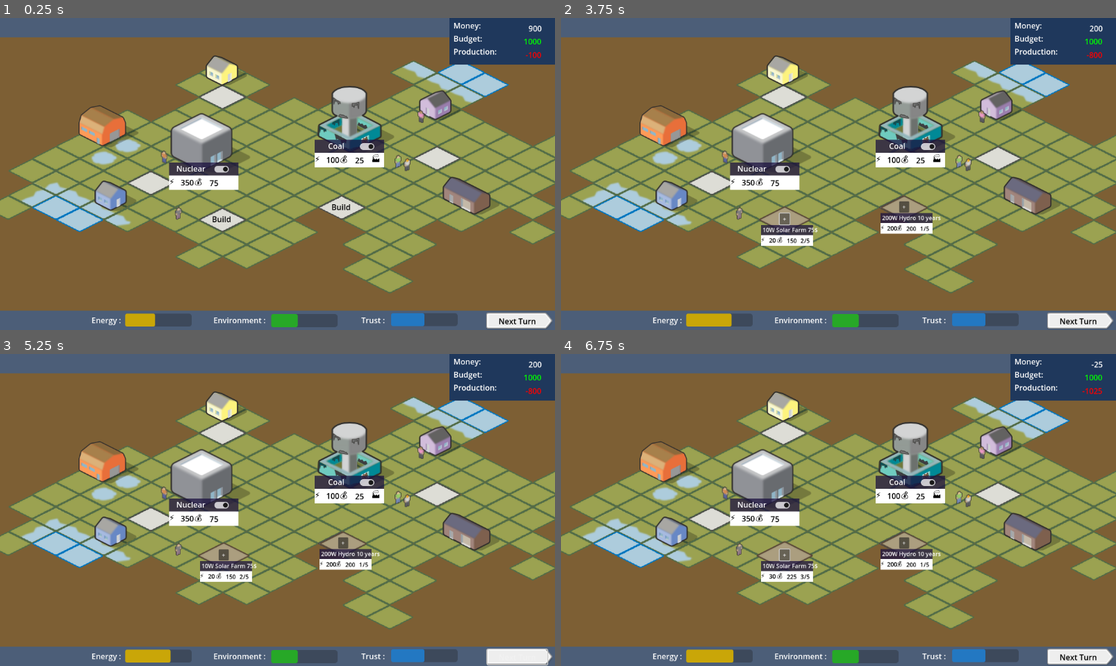
Above: before the commit, frames 1-4 (two rows, left to right).
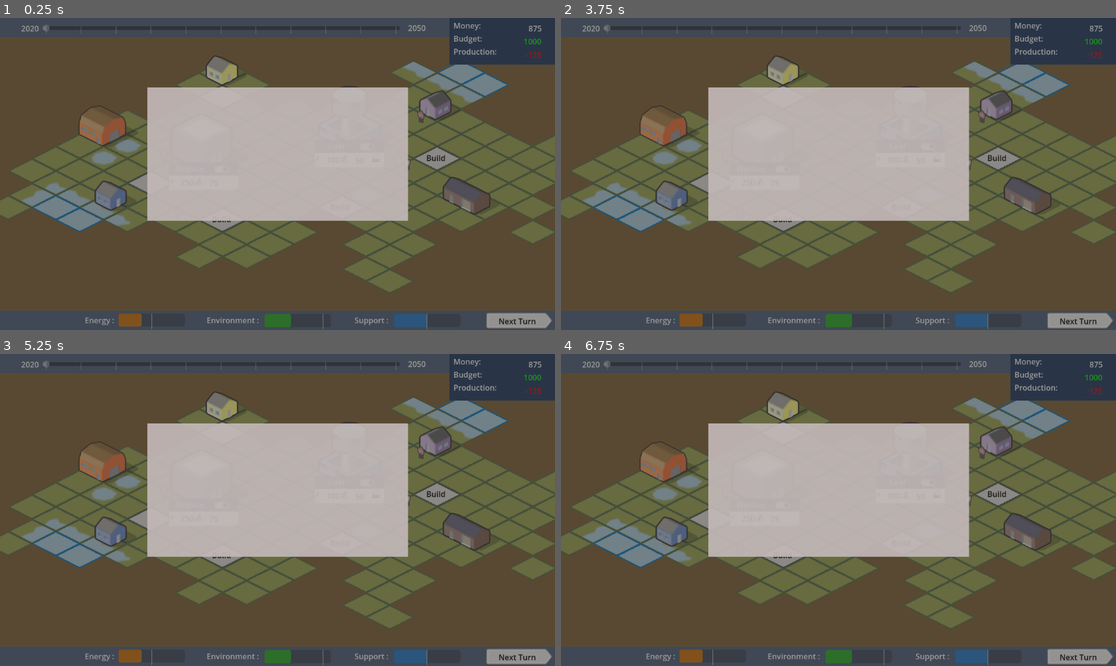
Above: after the commit, the same moments.

Repository: astonedf/SURE_PoC
Game: Godot game, scene res://Scenes/world.tscn
Same seed, same stepped clock (60 frames per second), same inputs: the game is played once before the commit and once after it.
Inputs (mouse positions are in pixels of both pictures, inside the frame that each line leads up to):
- Up to frame 1 (0.25 s): no input
- Up to frame 2 (3.75 s): click "Build" at 0.5 s; click (783, 236) at 1.25 s, where only the run before the commit has a clickable "10W Solar Farm 75$"; click "Build" at 2 s; click (899, 223) at 2.75 s, where only the run before the commit has a clickable "200W Hydro 10 years"; click (783, 217) at 3.5 s, where only the run before the commit has a clickable "+"
- Up to frame 3 (5.25 s): click (438, 494) at 4.25 s, where only the run after the commit has a clickable "Build"; click "Next Turn" at 5 s
- Up to frame 4 (6.75 s): click "Next Turn" at 5.75 s; click (783, 553) at 6.5 s, where only the run before the commit has a clickable "+"

The runs differ from the first frame. In frame 1, 96% of the frame differs, in the area x 0-100%, y 0-100%; in frame 2, 96%; in frame 3, 96%; in frame 4, 96%.

Commit message:
ui changes

Diff:
--- a/SURE/Scenes/build_button.gd
+++ b/SURE/Scenes/build_button.gd
@@ -2,6 +2,9 @@
 
 @export var button_list: Array = []
 @export var path: String = ""
+@export var plus: bool = true
+
+var build_cost: int = 0
 
 @onready var Global = get_node("/root/Ui")
 #@onready var farm = preload("res://Scenes/farm.tscn")
@@ -19,6 +22,8 @@
 		$Control.add_child(button)
 
 
+
+
 # Called every frame. 'delta' is the elapsed time since the previous frame.
 func _process(delta):
 	pass
@@ -28,6 +33,7 @@
 	$Control.visible = !$Control.visible
 
 func _on_button_pressed(button):
+
 	print(button)
 	Global.prod += button[1]
 	Global.update_ui()
@@ -40,6 +46,15 @@
 		print(button[0])
 		instance.label_name = str(button[0])
 		instance.energy = button[2]
-		instance.cost = button[1]
+		instance.cost = button[3]
+		instance.plus = plus
 		get_parent().add_child(instance)
 		queue_free()
+	if path == "build_process":
+		print(button[0])
+		instance.label_name = str(button[0])
+		#instance.energy = button[2]
+		#instance.cost = button[1]
+		instance.plus = plus
+		get_parent().add_child(instance)
+		queue_free()
--- a/SURE/Scenes/build_button.tscn
+++ b/SURE/Scenes/build_button.tscn
@@ -17,7 +17,7 @@
 text = "Build"
 flat = true
 script = ExtResource("1_ly2d2")
-button_list = [["name", 100], ["name", 50]]
+button_list = [["name", 100, null], ["name", 50, null]]
 
 [node name="Control" type="VBoxContainer" parent="."]
 visible = false
--- /dev/null
+++ b/SURE/Scenes/build_process.tscn
@@ -0,0 +1,116 @@
+[gd_scene load_steps=5 format=3 uid="uid://fm2wc8cg2syg"]
+
+[ext_resource type="Script" path="res://Scenes/farm.gd" id="1_lvhtj"]
+[ext_resource type="Texture2D" uid="uid://csvtdvdrgbyjn" path="res://Assets/spritesheet.png" id="2_d2fjf"]
+[ext_resource type="Texture2D" uid="uid://bjqjeth2ji61l" path="res://Assets/Buildings/construction_site_a.png" id="3_uneby"]
+
+[sub_resource type="AtlasTexture" id="AtlasTexture_0cg2v"]
+atlas = ExtResource("2_d2fjf")
+region = Rect2(134.68, 350.766, 134, 71)
+
+[node name="BuildProcess" type="Node2D"]
+script = ExtResource("1_lvhtj")
+
+[node name="Sprite2D" type="Sprite2D" parent="."]
+visible = false
+position = Vector2(68, 36)
+texture = SubResource("AtlasTexture_0cg2v")
+
+[node name="ColorRect" type="ColorRect" parent="."]
+offset_left = 1.33333
+offset_top = 50.3333
+offset_right = 145.333
+offset_bottom = 78.3333
+color = Color(0.301961, 0.301961, 0.301961, 0.74902)
+
+[node name="Label" type="Label" parent="ColorRect"]
+layout_mode = 0
+offset_left = 5.0
+offset_right = 86.0
+offset_bottom = 26.0
+text = "Name"
+horizontal_alignment = 1
+vertical_alignment = 1
+
+[node name="ColorRect2" type="ColorRect" parent="."]
+offset_left = 1.33333
+offset_top = 77.3333
+offset_right = 145.333
+offset_bottom = 107.333
+color = Color(1, 1, 1, 0.607843)
+metadata/_edit_group_ = true
+
+[node name="Label" type="Label" parent="ColorRect2"]
+layout_mode = 0
+offset_right = 101.0
+offset_bottom = 31.0
+theme_override_colors/font_color = Color(0, 0, 0, 1)
+text = "⚡        💰         "
+vertical_alignment = 1
+
+[node name="Total" type="Label" parent="ColorRect2"]
+visible = false
+layout_mode = 0
+offset_left = 112.0
+offset_right = 144.0
+offset_bottom = 31.0
+tooltip_text = "This plant produces CO2"
+mouse_filter = 0
+theme_override_colors/font_color = Color(0, 0, 0, 1)
+text = "/5"
+horizontal_alignment = 1
+vertical_alignment = 1
+
+[node name="Num" type="Label" parent="ColorRect2"]
+visible = false
+layout_mode = 0
+offset_left = 98.6667
+offset_right = 130.667
+offset_bottom = 31.0
+tooltip_text = "This plant produces CO2"
+mouse_filter = 0
+theme_override_colors/font_color = Color(0, 0, 0, 1)
+text = "1"
+horizontal_alignment = 1
+vertical_alignment = 1
+
+[node name="Label2" type="Label" parent="ColorRect2"]
+layout_mode = 0
+offset_left = 18.6667
+offset_top = 3.0
+offset_right = 46.6667
+offset_bottom = 26.0
+theme_override_colors/font_color = Color(0, 0, 0, 1)
+horizontal_alignment = 1
+vertical_alignment = 1
+
+[node name="Label3" type="Label" parent="ColorRect2"]
+layout_mode = 0
+offset_left = 72.0
+offset_top = 4.0
+offset_right = 99.0
+offset_bottom = 27.0
+theme_override_colors/font_color = Color(0, 0, 0, 1)
+horizontal_alignment = 1
+
+[node name="Button" type="Button" parent="."]
+visible = false
+offset_left = 53.3334
+offset_top = 17.0
+offset_right = 81.3334
+offset_bottom = 48.0
+text = "+"
+
+[node name="Label" type="Label" parent="."]
+offset_top = -38.3333
+offset_right = 135.0
+offset_bottom = 3.66666
+theme_override_font_sizes/font_size = 30
+text = "🕒"
+horizontal_alignment = 1
+vertical_alignment = 1
+
+[node name="ConstructionSiteA" type="Sprite2D" parent="."]
+position = Vector2(73, 25)
+scale = Vector2(0.75, 0.75)
+texture = ExtResource("3_uneby")
--- /dev/null
+++ b/SURE/Scenes/energy_bar.tres
@@ -0,0 +1,9 @@
+[gd_resource type="StyleBoxFlat" format=3 uid="uid://phji31i5dkkd"]
+
+[resource]
+resource_name = "normal"
+bg_color = Color(0.788235, 0.439216, 0.0313726, 1)
+corner_radius_top_left = 4
+corner_radius_top_right = 4
+corner_radius_bottom_right = 4
+corner_radius_bottom_left = 4
--- /dev/null
+++ b/SURE/Scenes/energybar_norm.tres
@@ -0,0 +1,8 @@
+[gd_resource type="StyleBoxFlat" format=3 uid="uid://b0uvrj688a1xy"]
+
+[resource]
+bg_color = Color(0.878431, 0.709804, 0.0980392, 1)
+corner_radius_top_left = 4
+corner_radius_top_right = 4
+corner_radius_bottom_right = 4
+corner_radius_bottom_left = 4
--- a/SURE/Scenes/farm.gd
+++ b/SURE/Scenes/farm.gd
@@ -2,10 +2,12 @@
 
 @export var energy : int
 @export var cost : int
+var prod: int
 var energy_init: int
 var cost_init: int
 @export var label_name: String
 var num: int = 1
+var plus: bool = true
 
 @onready var Global = get_node("/root/Ui")
 # Called when the node enters the scene tree for the first time.
@@ -18,6 +20,11 @@
 
 	energy_init = energy
 	cost_init = cost
+
+
+	$Button.visible = plus
+	$ColorRect2/Total.visible = plus
+	$ColorRect2/Num.visible = plus
 
 	Global.update_ui()
 
@@ -38,6 +45,8 @@
 			Global.full_farm = true
 		_update()
 		$Sprite2D.scale += Vector2(0.1,0.1)
+		if num == 5:
+			$Button.queue_free()
 
 func _update():
 	$ColorRect2/Label2.text = str(energy)
--- /dev/null
+++ b/SURE/Scenes/shock.tscn
@@ -0,0 +1,28 @@
+[gd_scene load_steps=2 format=3 uid="uid://bi5vix6ylto5a"]
+
+[sub_resource type="Theme" id="Theme_jkqh0"]
+
+[node name="Shock" type="CanvasLayer"]
+
+[node name="ColorRect2" type="ColorRect" parent="."]
+anchors_preset = 15
+anchor_right = 1.0
+anchor_bottom = 1.0
+grow_horizontal = 2
+grow_vertical = 2
+color = Color(0.2, 0.192157, 0.184314, 0.486275)
+
+[node name="ColorRect" type="ColorRect" parent="."]
+anchors_preset = 8
+anchor_left = 0.5
+anchor_top = 0.5
+anchor_right = 0.5
+anchor_bottom = 0.5
+offset_left = -270.0
+offset_top = -180.0
+offset_right = 271.0
+offset_bottom = 97.0
+grow_horizontal = 2
+grow_vertical = 2
+theme = SubResource("Theme_jkqh0")
+color = Color(0.760784, 0.721569, 0.721569, 0.921569)
--- a/SURE/Scenes/tilemap.tscn
+++ b/SURE/Scenes/tilemap.tscn
@@ -290,7 +290,7 @@
 format = 2
 layer_0/name = "0"
 layer_0/y_sort_enabled = true
-layer_0/tile_data = PackedInt32Array(393219, 65538, 6, 39322 …(1873 unchanged characters)… , 262146, 5, 720903, 262146, 4, 655368, 262146, 5, 655367, 262146, 5, 720902, 262146, 5,  …(336 unchanged characters)…
+layer_0/tile_data = PackedInt32Array(393219, 65538, 6, 39322 …(1873 unchanged characters)… , 262146, 5, 720903, 262146, 4, 655368, 65538, 6, 655367, 262146, 5, 720902, 262146, 5,  …(336 unchanged characters)…
 layer_1/name = "1"
 layer_1/enabled = true
 layer_1/modulate = Color(1, 1, 1, 1)
--- a/SURE/Scenes/ui.gd
+++ b/SURE/Scenes/ui.gd
@@ -6,6 +6,9 @@
 
 @export var money: int = 1000
 @export var prod: int = 0
+
+var energyStyleLow = preload("res://Scenes/energy_bar.tres")
+var energyStyle = preload("res://Scenes/energybar_norm.tres")
 
 var full_farm: bool = false
 # Called when the node enters the scene tree for the first time.
@@ -26,6 +29,10 @@
 
 func update_ui():
 	$ColorRect/Label/Energy.value = energy
+	if energy < 500:
+		$ColorRect/Label/Energy.set("theme_override_styles/fill", energyStyleLow)
+	else:
+		$ColorRect/Label/Energy.set("theme_override_styles/fill", energyStyle)
 	$ColorRect/Label2/Env.value = env
 	$ColorRect/Label3/Trust.value = trust
 
--- a/SURE/Scenes/ui.tscn
+++ b/SURE/Scenes/ui.tscn
@@ -2,14 +2,8 @@
 
 [ext_resource type="Script" path="res://Scenes/ui.gd" id="1_ebpph"]
 [ext_resource type="Texture2D" uid="uid://jxfbng7wapfp" path="res://grey_sliderRight.png" id="1_v6q86"]
+[ext_resource type="StyleBox" uid="uid://b0uvrj688a1xy" path="res://Scenes/energybar_norm.tres" id="3_gkrh1"]
 [ext_resource type="PackedScene" uid="uid://btvu06t5i741p" path="res://Scenes/bubble.tscn" id="3_nonk7"]
-
-[sub_resource type="StyleBoxFlat" id="StyleBoxFlat_bw2n7"]
-bg_color = Color(0.788235, 0.65098, 0.0313726, 1)
-corner_radius_top_left = 4
-corner_radius_top_right = 4
-corner_radius_bottom_right = 4
-corner_radius_bottom_left = 4
 
 [sub_resource type="StyleBoxFlat" id="StyleBoxFlat_ldrdn"]
 bg_color = Color(0.152941, 0.658824, 0.152941, 1)
@@ -67,9 +61,9 @@
 
 [node name="Label" type="Label" parent="ColorRect"]
 layout_mode = 2
-offset_left = 190.0
+offset_left = 176.0
 offset_top = 8.0
-offset_right = 252.0
+offset_right = 238.0
 offset_bottom = 34.0
 size_flags_horizontal = 0
 text = "Energy :"
@@ -80,7 +74,7 @@
 offset_top = -2.0
 offset_right = 208.0
 offset_bottom = 25.0
-theme_override_styles/fill = SubResource("StyleBoxFlat_bw2n7")
+theme_override_styles/fill = ExtResource("3_gkrh1")
 max_value = 1000.0
 step = 1.0
 value = 50.0
@@ -88,9 +82,9 @@
 
 [node name="Label2" type="Label" parent="ColorRect"]
 layout_mode = 2
-offset_left = 443.0
+offset_left = 429.0
 offset_top = 8.0
-offset_right = 556.0
+offset_right = 542.0
 offset_bottom = 34.0
 size_flags_horizontal = 0
 text = "Environment : "
@@ -101,25 +95,26 @@
 offset_top = -1.0
 offset_right = 258.0
 offset_bottom = 26.0
+tooltip_text = "Reach the goal by 2050 to attain net zero"
 theme_override_styles/fill = SubResource("StyleBoxFlat_ldrdn")
 value = 50.0
 show_percentage = false
 
 [node name="Label3" type="Label" parent="ColorRect"]
 layout_mode = 2
-offset_left = 750.0
+offset_left = 736.0
 offset_top = 8.0
-offset_right = 843.0
+offset_right = 829.0
 offset_bottom = 34.0
 size_flags_horizontal = 0
-text = "Trust :"
+text = "Support :"
 
 [node name="Trust" type="ProgressBar" parent="ColorRect/Label3"]
 layout_mode = 0
-offset_left = 62.0
-offset_top = -3.0
-offset_right = 200.0
-offset_bottom = 24.0
+offset_left = 82.0
+offset_top = -1.0
+offset_right = 220.0
+offset_bottom = 26.0
 theme_override_styles/fill = SubResource("StyleBoxFlat_mru71")
 value = 50.0
 show_percentage = false
@@ -195,5 +190,46 @@
 horizontal_alignment = 2
 vertical_alignment = 1
 
+[node name="HSlider" type="HSlider" parent="ColorRect2"]
+offset_left = 88.0
+offset_top = 13.0
+offset_right = 830.0
+offset_bottom = 29.0
+editable = false
+scrollable = false
+tick_count = 11
+ticks_on_borders = true
+
+[node name="Label" type="Label" parent="ColorRect2/HSlider"]
+layout_mode = 0
+offset_left = -44.0
+offset_top = -3.0
+offset_right = -4.0
+offset_bottom = 23.0
+text = "2020"
+
+[node name="Label2" type="Label" parent="ColorRect2/HSlider"]
+layout_mode = 0
+offset_left = 759.0
+offset_top = -4.0
+offset_right = 799.0
+offset_bottom = 22.0
+text = "2050"
+
 [node name="Bubble" parent="." instance=ExtResource("3_nonk7")]
 visible = false
+
+[node name="Line2D" type="Line2D" parent="."]
+position = Vector2(-16, 0)
+points = PackedVector2Array(332, 646, 332, 614)
+width = 1.0
+
+[node name="Line2D2" type="Line2D" parent="."]
+position = Vector2(339, 0)
+points = PackedVector2Array(332, 646, 332, 614)
+width = 1.0
+
+[node name="Line2D3" type="Line2D" parent="."]
+position = Vector2(555, 0)
+points = PackedVector2Array(332, 646, 332, 614)
+width = 1.0
--- a/SURE/Scenes/world.tscn
+++ b/SURE/Scenes/world.tscn
@@ -14,6 +14,7 @@
 [ext_resource type="Texture2D" uid="uid://dfb8j0dgkthdj" path="res://Assets/Buildings/water_tower_b_damaged.png" id="9_swixi"]
 [ext_resource type="Texture2D" uid="uid://bhfxrylm2sf5h" path="res://Assets/People/people_5_d.png" id="10_qpcoi"]
 [ext_resource type="Texture2D" uid="uid://bskqc02rhk72n" path="res://Assets/People/people_6_c.png" id="11_col61"]
+[ext_resource type="PackedScene" uid="uid://bi5vix6ylto5a" path="res://Scenes/shock.tscn" id="16_gs86y"]
 [ext_resource type="PackedScene" uid="uid://cpg775rckpcto" path="res://Scenes/build_button.tscn" id="16_pnu0i"]
 
 [node name="World" type="Node2D"]
@@ -76,7 +77,7 @@
 
 [node name="Nuclear" parent="." instance=ExtResource("7_6x5m2")]
 position = Vector2(439, 259)
-energy = 350
+energy = 250
 cost = 75
 metadata/_edit_group_ = true
 
@@ -92,7 +93,7 @@
 [node name="Coal" parent="." instance=ExtResource("7_6x5m2")]
 position = Vector2(741, 212)
 energy = 100
-cost = 25
+cost = 50
 poll = true
 metadata/_edit_group_ = true
 
@@ -105,25 +106,38 @@
 [node name="CollisionPolygon2D" parent="Coal/Area2D" index="0"]
 polygon = PackedVector2Array(-10, 67, -80, 37, -83, 11, -54, -4, -49, -61, -13, -69, 18, -57, 17, -11, 51, 11, 54, 35)
 
-[node name="BuildButton" parent="." instance=ExtResource("16_pnu0i")]
+[node name="BuildSolar" parent="." instance=ExtResource("16_pnu0i")]
 offset_left = 414.0
 offset_top = 393.0
 offset_right = 506.0
 offset_bottom = 443.0
 mouse_default_cursor_shape = 2
 theme_override_colors/font_pressed_color = Color(0.372549, 0.372549, 0.372549, 1)
-button_list = [["10W Solar Farm 75$", 75, 10], ["15W Solar Farm 100$", 100, 15]]
+button_list = [["10W Solar Farm 75$", 75, 10, 0], ["15W Solar Farm 100$", 100, 15, 0]]
 path = "farm"
 
-[node name="BuildButton2" parent="." instance=ExtResource("16_pnu0i")]
-offset_left = 662.0
+[node name="BuildWind" parent="." instance=ExtResource("16_pnu0i")]
+offset_left = 859.0
+offset_top = 266.0
+offset_right = 951.0
+offset_bottom = 316.0
+mouse_default_cursor_shape = 2
+theme_override_colors/font_pressed_color = Color(0.372549, 0.372549, 0.372549, 1)
+button_list = [["Wind Farm 100$", 100, 10, 0]]
+path = "farm"
+
+[node name="BuildHydro" parent="." instance=ExtResource("16_pnu0i")]
+offset_left = 660.0
 offset_top = 368.0
-offset_right = 754.0
+offset_right = 752.0
 offset_bottom = 418.0
 mouse_default_cursor_shape = 2
 theme_override_colors/font_pressed_color = Color(0.372549, 0.372549, 0.372549, 1)
 button_list = [["200W Hydro 10 years", 200, 200], ["350W Hydro 15 years", 300, 350]]
-path = "farm"
+path = "build_process"
+plus = false
+
+[node name="Shock" parent="." instance=ExtResource("16_gs86y")]
 
 [editable path="Nuclear"]
 [editable path="Coal"]
Not shown: 1 places in SURE/Scenes/world.tscn that only renumber resources
